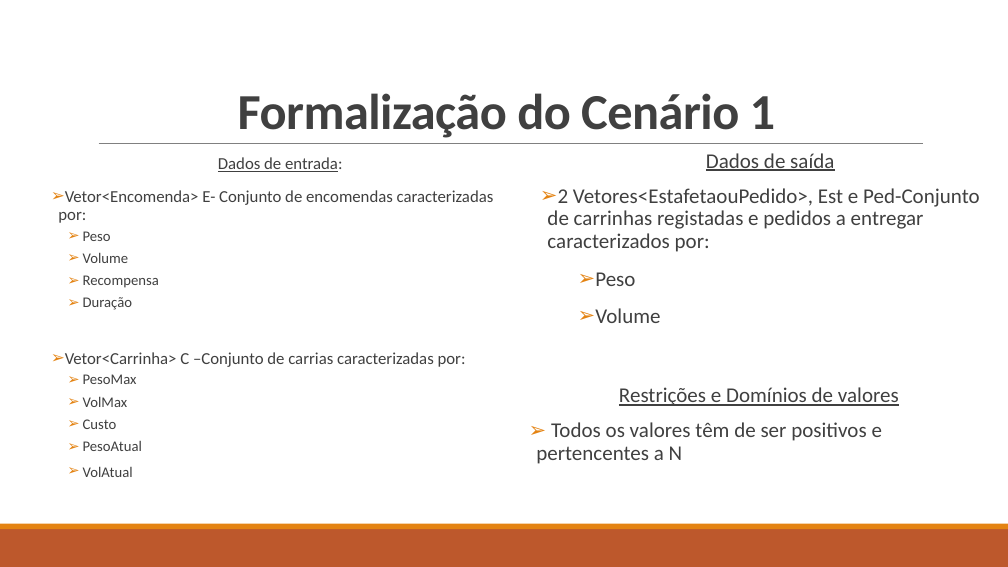
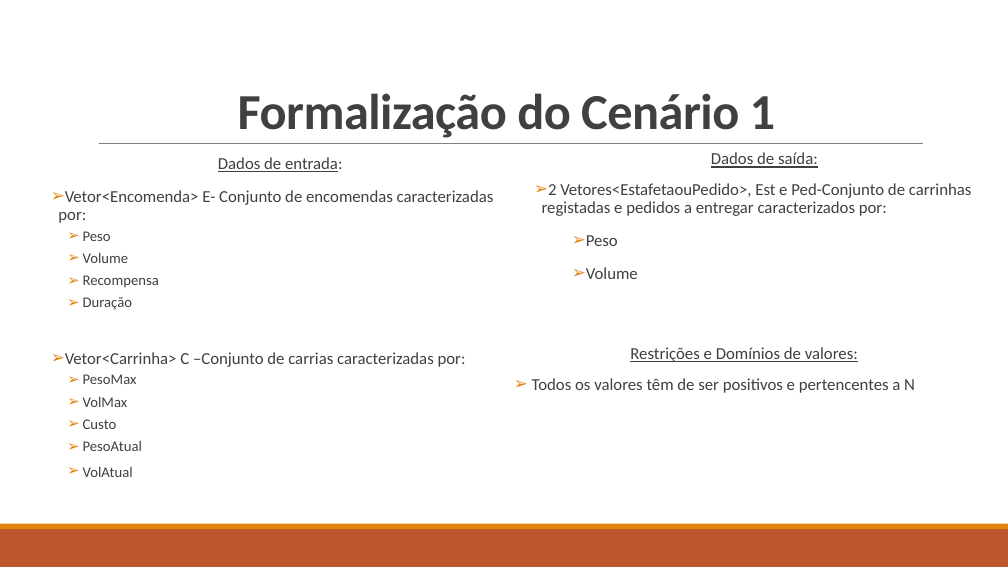
Before and after one commit to Miggs7/DA-Proj-22, a slide deck: slide 3 of Presentation/Logística Urbana para Entrega de Mercadorias.pptx. Drawn at 1008x567 pixels with LibreOffice and Linux fonts; fonts in the diff are those of the drawing. Boxes give left, top, right and bottom in pixels: in the first picture for what was removed or moved away, otherwise in the second. Text is boxed around its words. In the diff, an @@ line names an element or a change of style, - is before the commit and + after.

```diff
--- a/Presentation/Logística Urbana para Entrega de Mercadorias.pptx
+++ b/Presentation/Logística Urbana para Entrega de Mercadorias.pptx
@@ text at bbox=[711, 152, 818, 168]: text changed; size 20 to 16 pt @@
-Dados de saída
+Dados de saída:
@@ text at bbox=[542, 183, 972, 279]: size 20 to 16 pt in "2 Vetores<EstafetaouPedido>, Est e Ped-Conjunto de carrinhas ...", "Peso", "Volume" @@
@@ text "Restrições e Domínios de valores:": place and size @@
-text "Restrições e Domínios de valores:" at bbox=[536, 387, 899, 464]
+text "Restrições e Domínios de valores:" at bbox=[532, 347, 915, 393]
@@ text at bbox=[630, 347, 858, 362]: text changed; size 20 to 16 pt @@
-Restrições e Domínios de valores
+Restrições e Domínios de valores:
@@ text at bbox=[532, 378, 915, 393]: size 20 to 16 pt in "Todos os valores têm de ser positivos ..." @@
```
Also in this commit, not shown: 1 other slide changed, 2 slides added.
